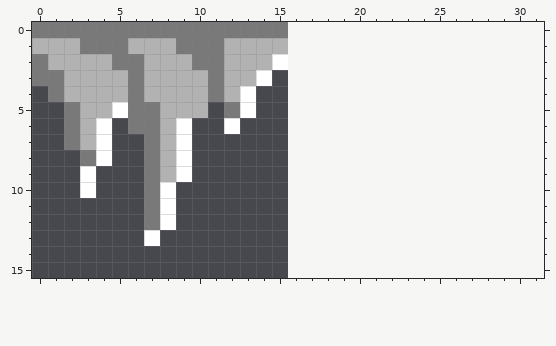
Two states of a pixel-art sprite, Assets/Textures/Ceiling.png. The first picture shows the starting point.
The file is 16x16 pixels. The old version is drawn lined up with the new one, on the new canvas.
The same view after the edit:
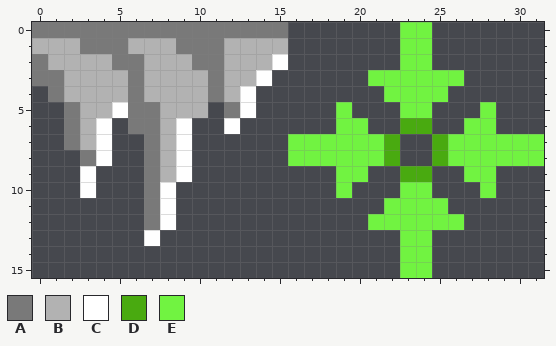
Palette (. is transparent): A #797979  B #b2b2b2  C #ffffff  D #49aa10  E #71f341
What changed:
canvas 16x16 -> 32x16
y 0..2: x 23..24 .. -> EE
y 3: x 21..26 ...... -> EEEEEE
y 4: x 22..25 .... -> EEEE
y 5: x 19 . -> E; x 23..24 .. -> EE; x 28 . -> E
y 6: x 19..20 .. -> EE; x 23..24 .. -> DD; x 27..28 .. -> EE
y 7..8: x 16..22 ....... -> EEEEEED; x 25..31 ....... -> DEEEEEE
y 9: x 19..20 .. -> EE; x 23..24 .. -> DD; x 27..28 .. -> EE
y 10: x 19 . -> E; x 23..24 .. -> EE; x 28 . -> E
y 11: x 22..25 .... -> EEEE
y 12: x 21..26 ...... -> EEEEEE
y 13..15: x 23..24 .. -> EE
Changed places in both pictures, as pixel boxes (x1, y1, x2, y2):
added: (288, 22, 544, 278)
